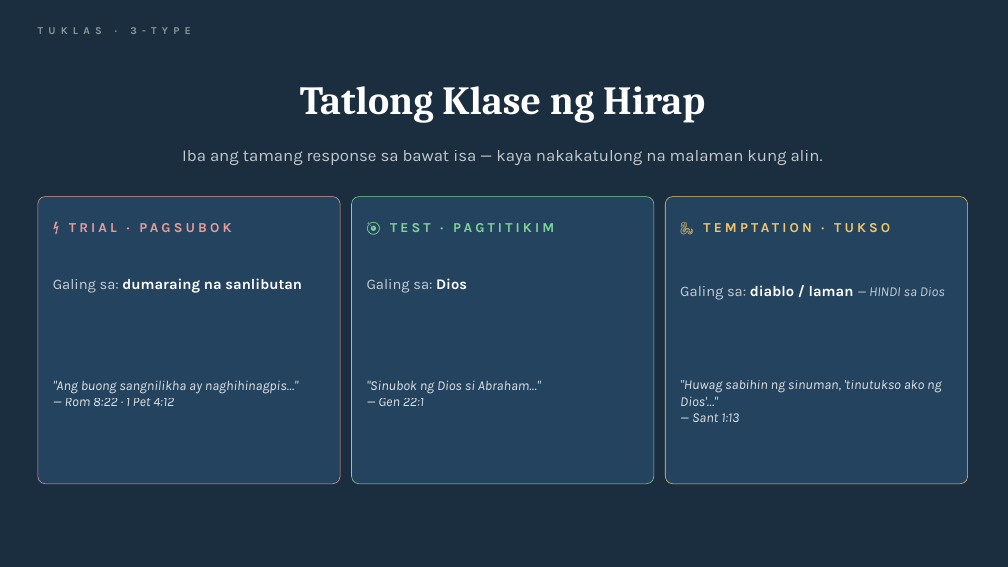
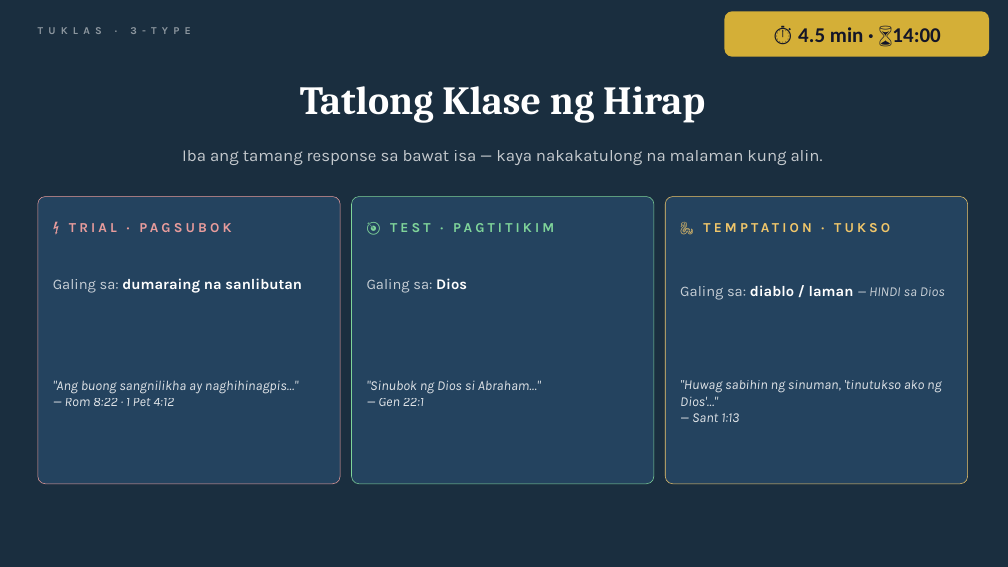
Before and after one commit to gejable1/multiply, a slide deck: slide 7 of lessons/btli101_xrw5fg/btli1_l5_slides.pptx (slide 6 before the commit). Drawn at 1008x567 pixels with LibreOffice and Linux fonts; fonts in the diff are those of the drawing. Boxes give left, top, right and bottom in pixels: in the first picture for what was removed or moved away, otherwise in the second. Text is boxed around its words. In the diff, an @@ line names an element or a change of style, - is before the commit and + after.

```diff
--- a/lessons/btli101_xrw5fg/btli1_l5_slides.pptx
+++ b/lessons/btli101_xrw5fg/btli1_l5_slides.pptx
@@ rounded rectangle added at box(724, 11, 989, 57), fill #D4AF37, 20 pt, text #141628, bold @@
+⏱ 4.5 min · ⌛14:00
```
Also in this commit, not shown: 15 other slides changed, 6 slides added.
